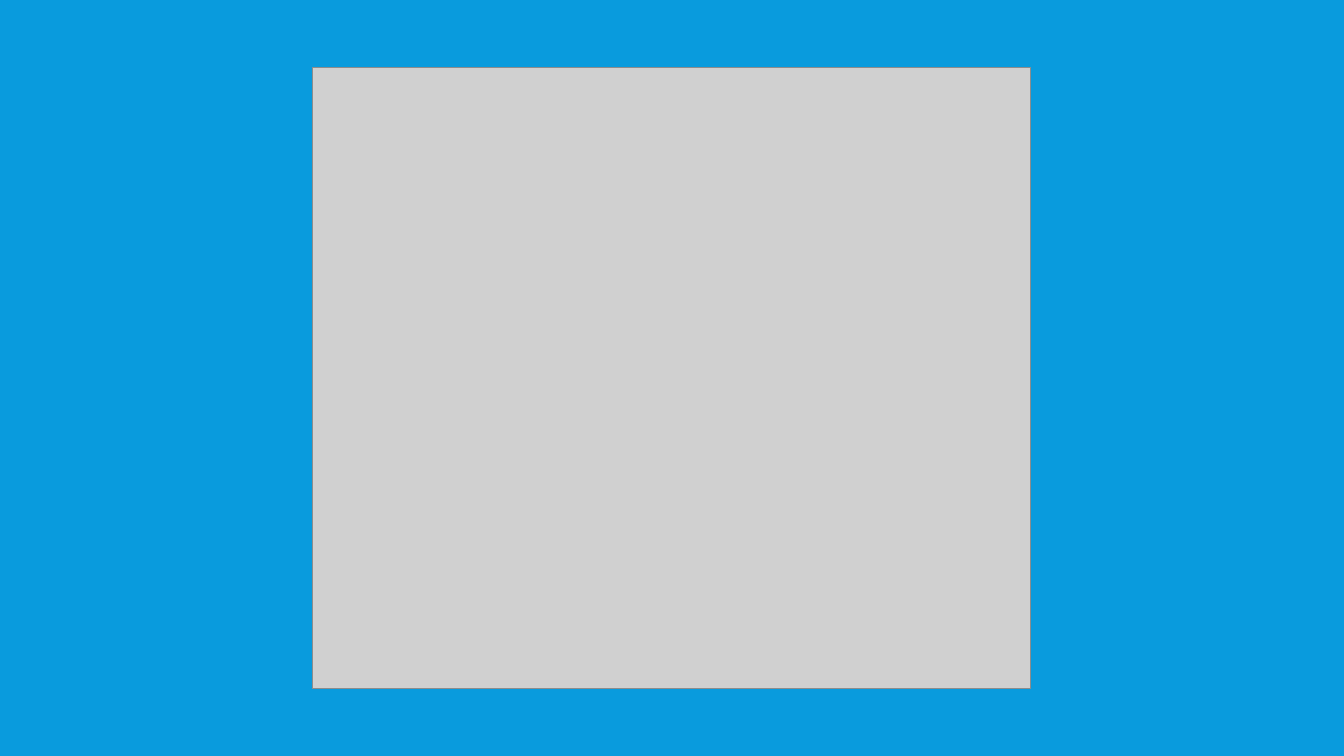
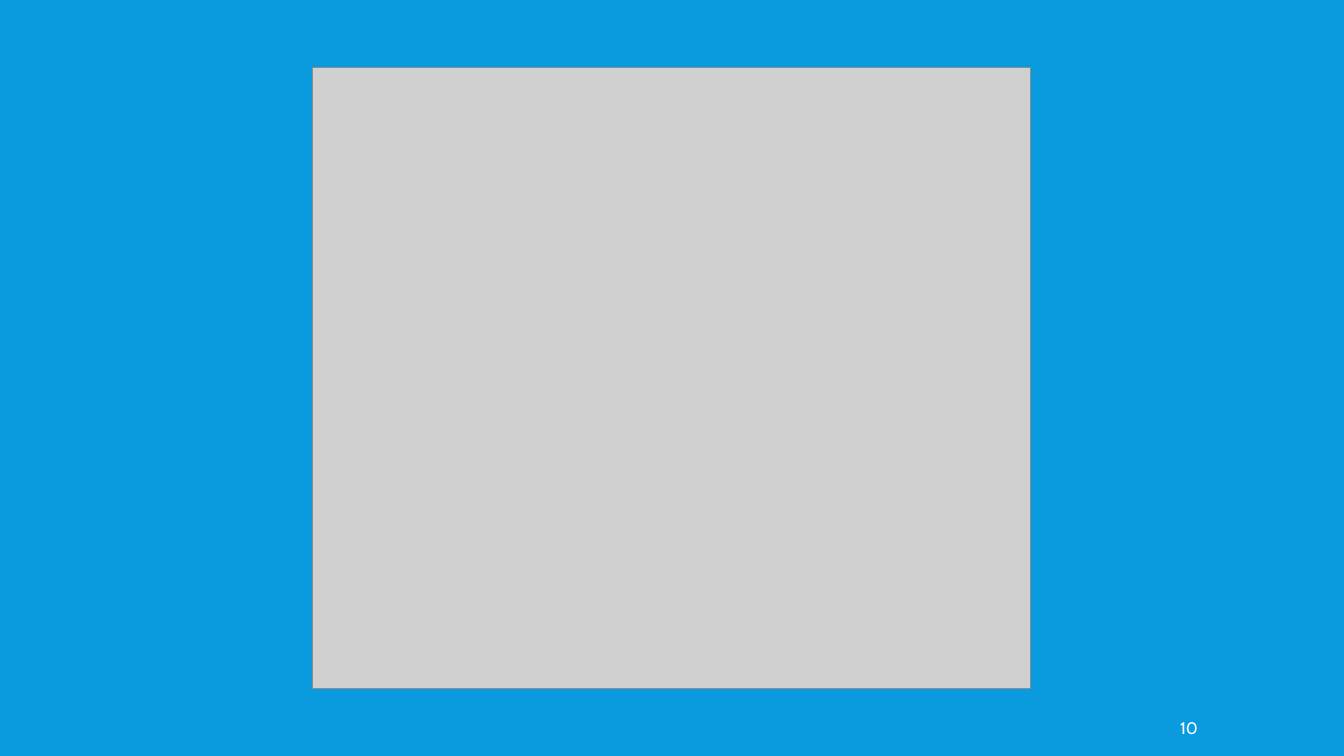
Before and after one commit to BastienClement/Sokonet, a slide deck: slide 10 of Commande.pptx. Drawn at 1344x756 pixels with LibreOffice and Linux fonts; fonts in the diff are those of the drawing; grey boxes stand for pictures. Boxes give left, top, right and bottom in pixels: in the first picture for what was removed or moved away, otherwise in the second. Text is boxed around its words. In the diff, an @@ line names an element or a change of style, - is before the commit and + after.

```diff
--- a/Commande.pptx
+++ b/Commande.pptx
@@ page number added at [1180,722,1198,735], 12 pt, text #FFFFFF @@
+10
```
Also in this commit, not shown: 11 other slides changed.
